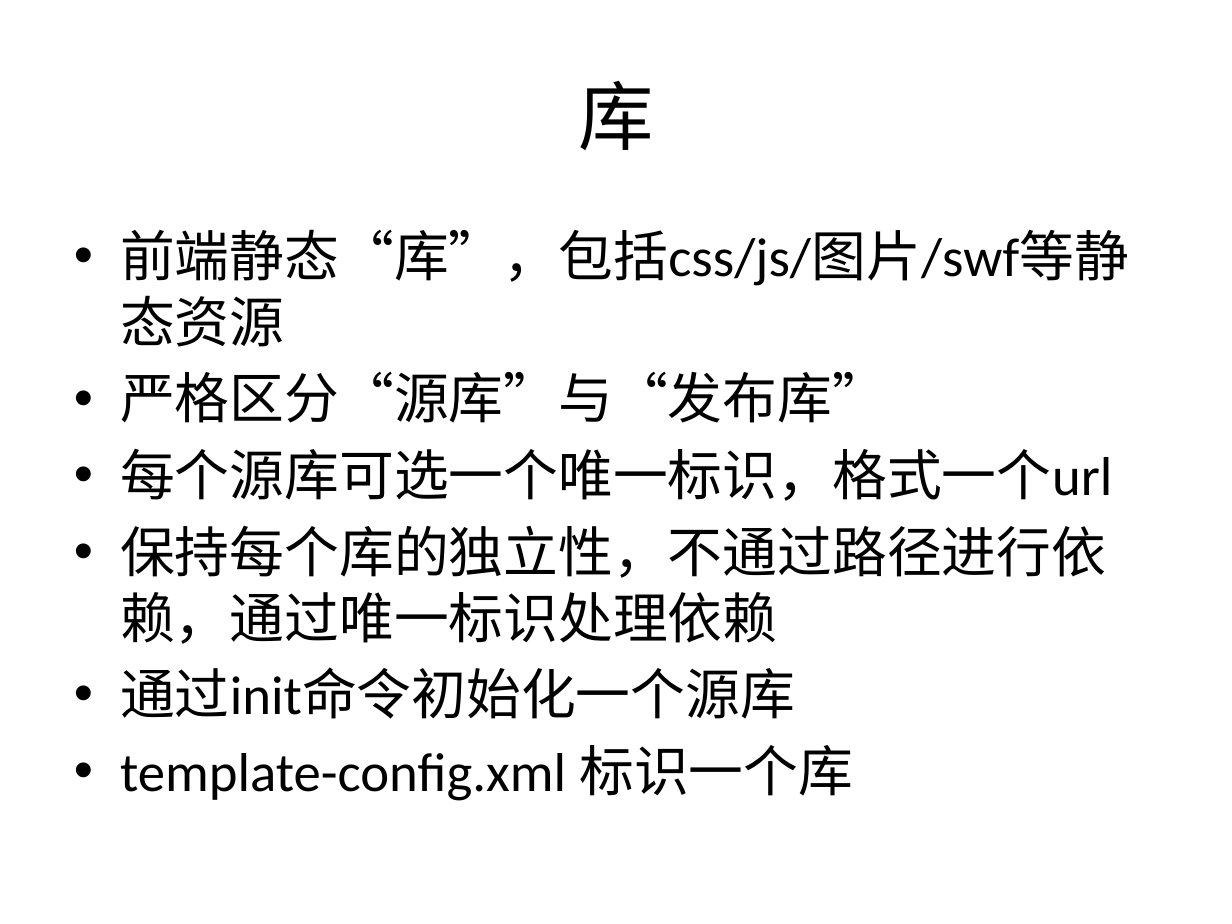
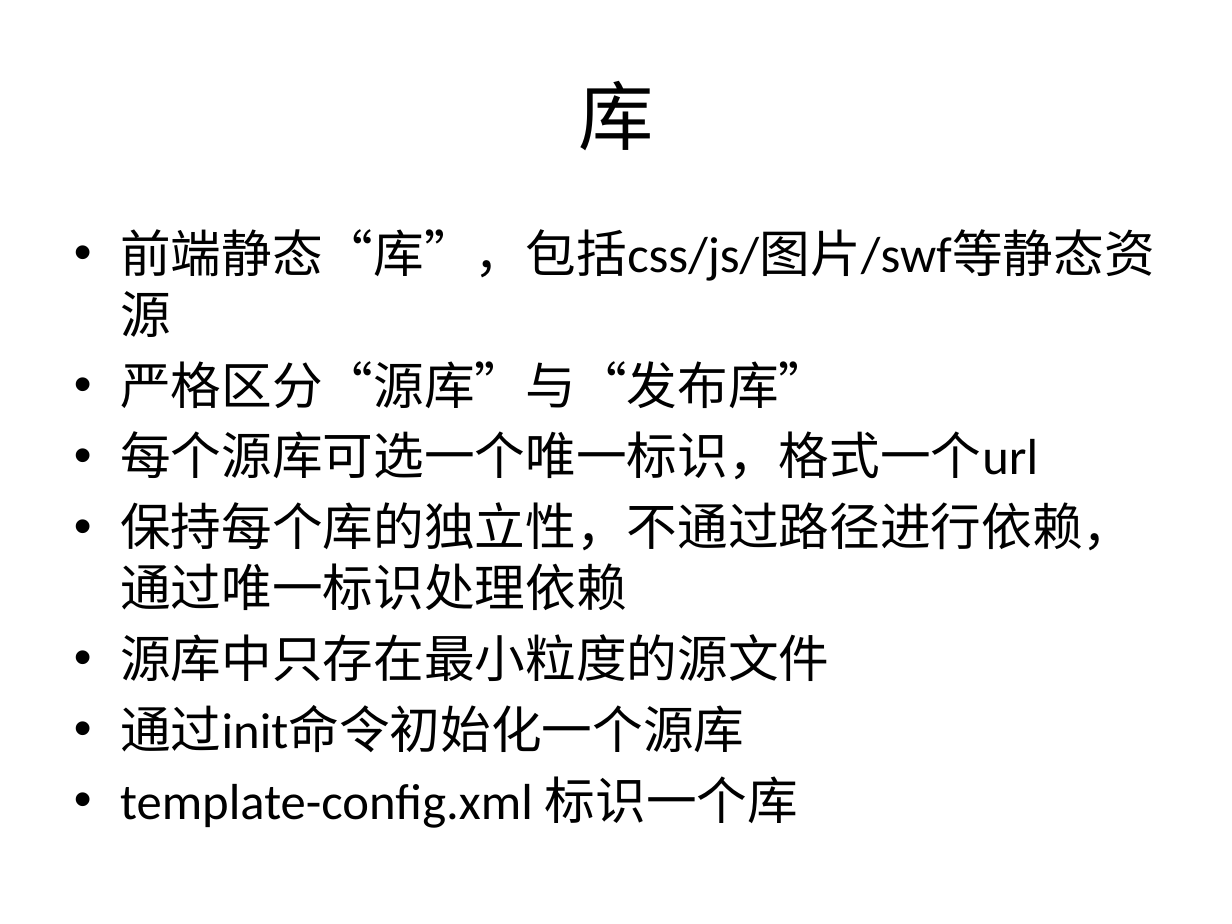
Before and after one commit to ObjectJS/opm-python, a slide deck: slide 7 of doc/pptv2.pptx. Drawn at 1232x924 pixels with LibreOffice and Linux fonts; fonts in the diff are those of the drawing. Boxes give left, top, right and bottom in pixels: in the first picture for what was removed or moved away, otherwise in the second. Text is boxed around its words. In the diff, an @@ line names an element or a change of style, - is before the commit and + after.

Commit message:
ppt

```diff
--- a/doc/pptv2.pptx
+++ b/doc/pptv2.pptx
@@ text at <box>120,229,1154,828</box>: size 32 to 29.6 pt @@
@@ text at <box>120,634,829,681</box>: paragraph added @@
+• 源库中只存在最小粒度的源文件
```
Also in this commit, not shown: 1 other file.
